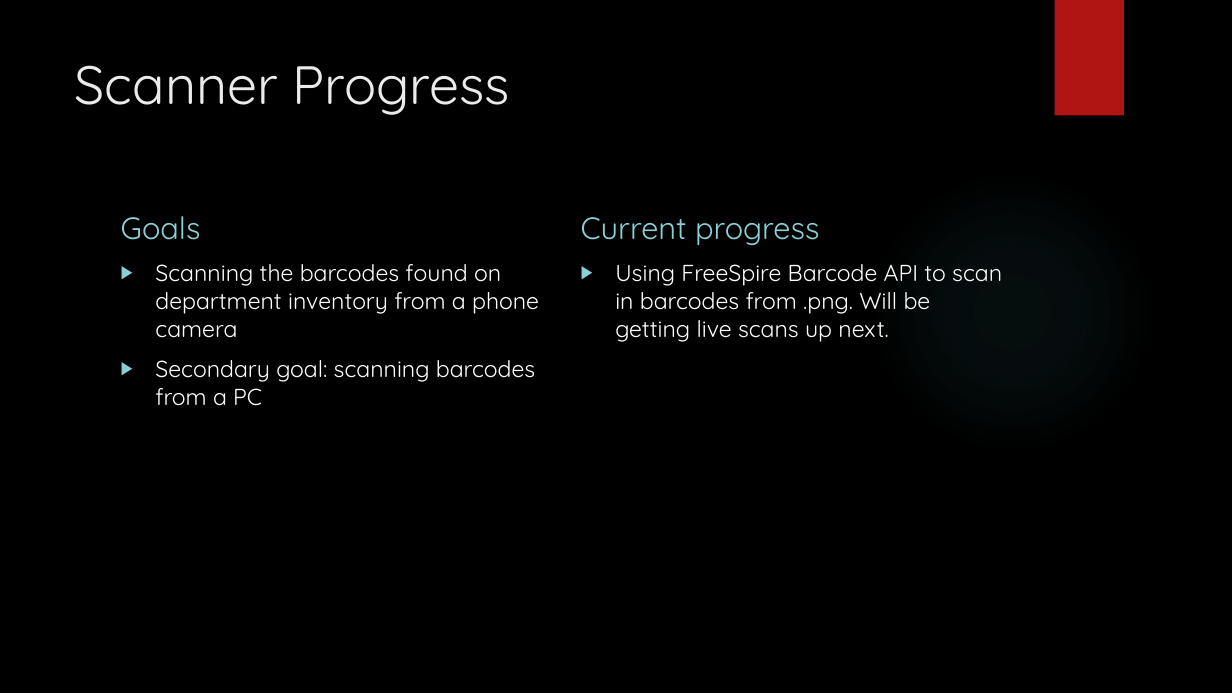
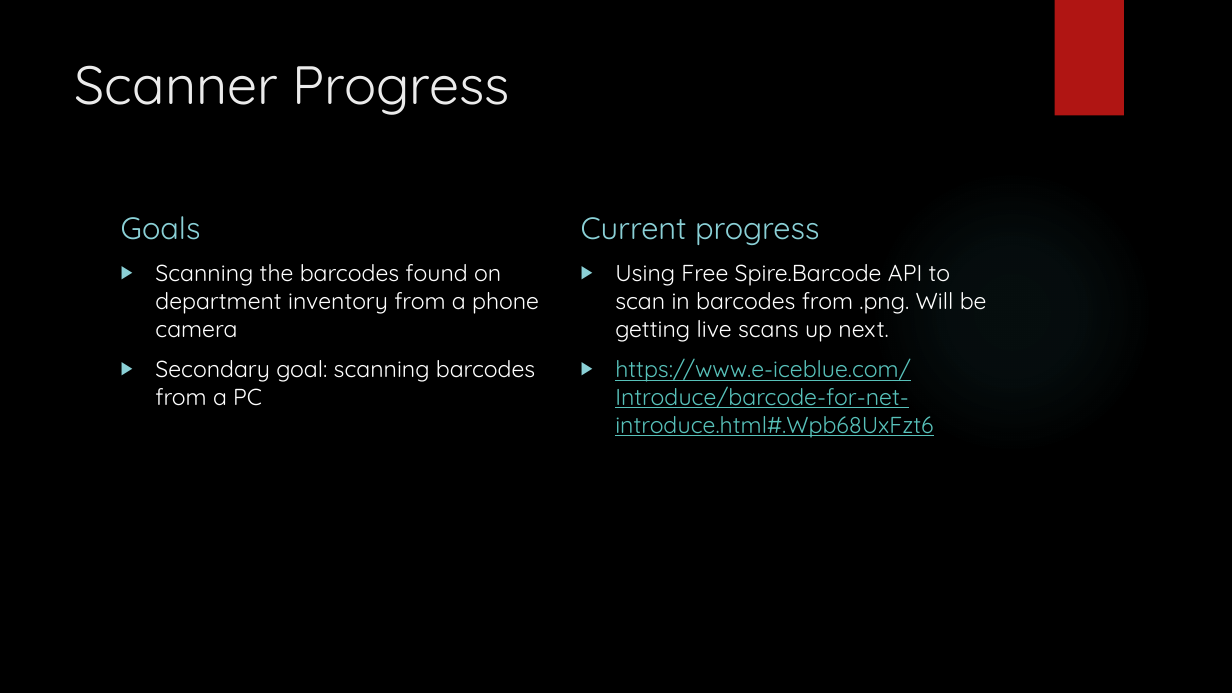
Before and after one commit to frozenNodak/InventoryManagement491, a slide deck: slide 12 of Inventory Management System midterm code review.pptx (slide 9 before the commit). Drawn at 1232x693 pixels with LibreOffice and Linux fonts; fonts in the diff are those of the drawing; background and template pictures are left out. Boxes give left, top, right and bottom in pixels: in the first picture for what was removed or moved away, otherwise in the second. Text is boxed around its words. In the diff, an @@ line names an element or a change of style, - is before the commit and + after.

Commit message:
updated PPT

```diff
--- a/Inventory Management System midterm code review.pptx
+++ b/Inventory Management System midterm code review.pptx
@@ text at (615, 264, 987, 438): text changed @@
-▶ Using FreeSpire Barcode API to scan in barcodes from .png. Will be getting live scans up next.
+▶ Using Free Spire.Barcode API to scan in barcodes from .png. Will be getting live scans up next.
+▶ https://www.e-iceblue.com/Introduce/barcode-for-net-introduce.html#.Wpb68UxFzt6
```
Also in this commit, not shown: 4 slides added, 1 slide removed, 6 other files.
